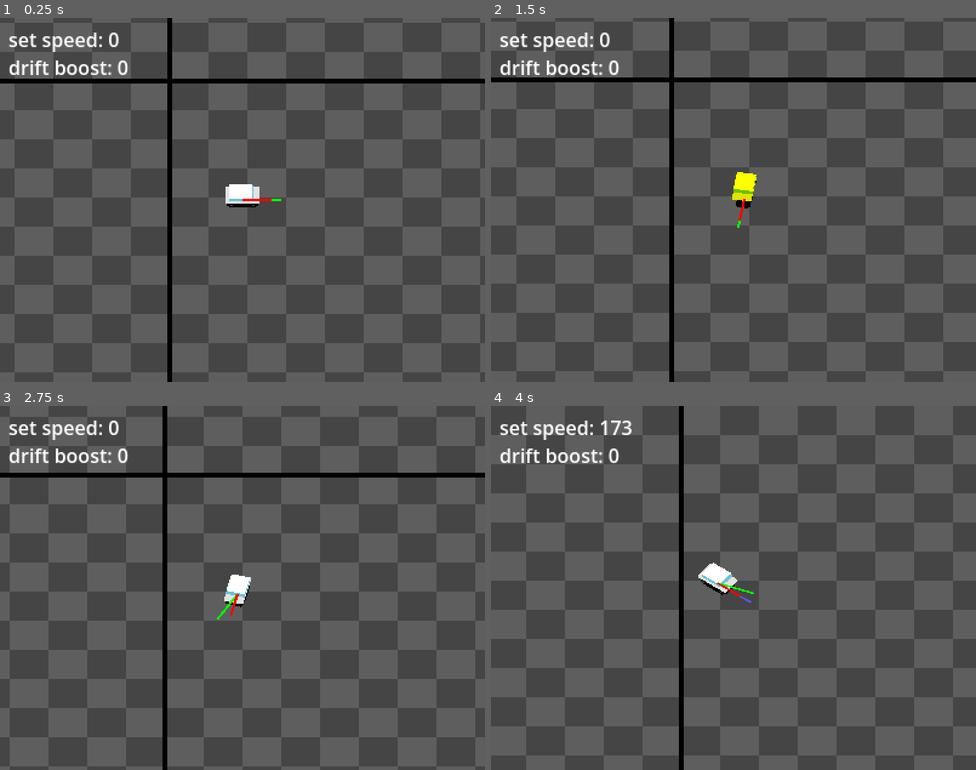
Above: before the commit, frames 1-4 (two rows, left to right).
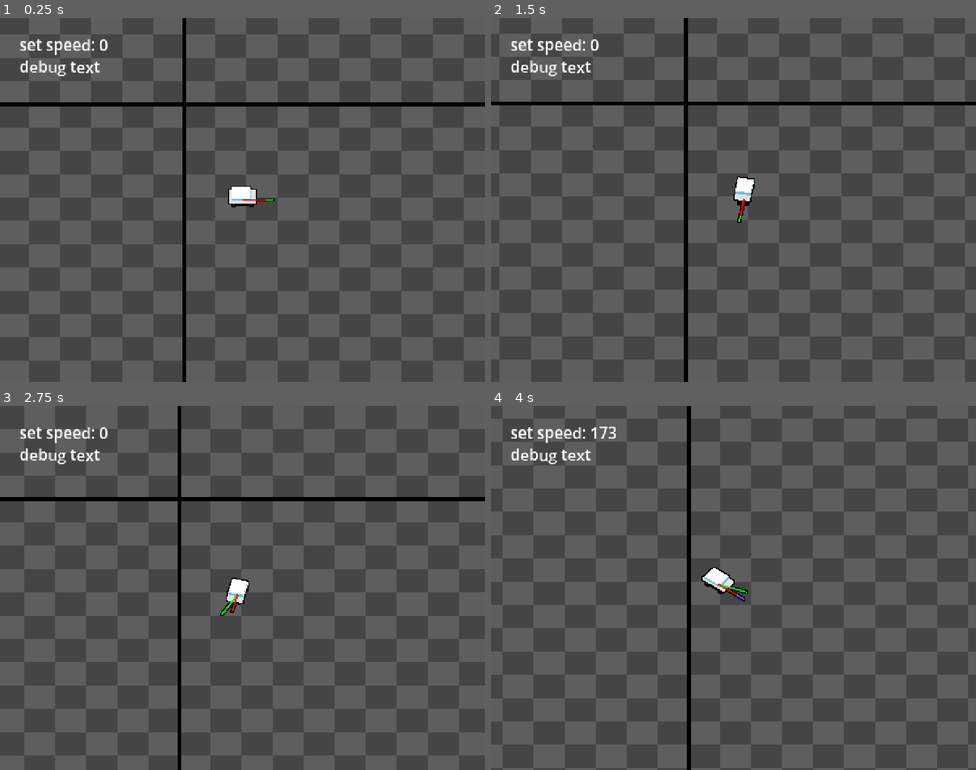
Above: after the commit, the same moments.

Repository: kaiakairos/yeehawDrive
Game: Godot game, scene res://world_scenes/test/test_track.tscn
Two runs of this game, one before a commit and one after it. Both use one fixed random seed, a clock stepped at 60 frames per second and the inputs below. The project has no main scene, so this scene is started directly.
Inputs (mouse positions are in pixels of both pictures, inside the frame that each line leads up to):
- Up to frame 1 (0.25 s): no input
- Up to frame 2 (1.5 s): tap Enter at 0.5 s; move the mouse to (840, 181) at 0.52 s; hold D (turnRight) 0.53-1.28 s; hold Space (hop) 0.53-1.28 s; move the mouse to (636, 218) at 1.27 s; hold S (brake) from 1.28 s (still down); tap Space (hop) at 1.35 s
- Up to frame 3 (2.75 s): tap Space (hop) at 1.52, 1.82 s; move the mouse to (291, 507) at 2.02 s; release S (brake) at 2.03 s; hold D (turnRight) from 2.03 s (still down); hold Space (hop) from 2.03 s (still down)
- Up to frame 4 (4 s): tap Enter at 2.75 s; move the mouse to (709, 660) at 2.77 s; release D (turnRight) at 2.78 s; release Space (hop) at 2.78 s; hold W (accelerate) 2.78-3.53 s; tap Space (hop) at 2.85, 3.02, 3.32 s; move the mouse to (879, 642) at 3.52 s; hold A (turnLeft) from 3.53 s (still down); hold Space (hop) from 3.53 s (still down)

The runs differ from the first frame. In frame 1, 52% of the frame differs, in the area x 0-100%, y 0-100%; in frame 2, 52%; in frame 3, 52%; in frame 4, 51%.

Commit message:
player script clean up

Diff:
--- a/object_scenes/player/playerCar.tscn
+++ b/object_scenes/player/playerCar.tscn
@@ -3,6 +3,7 @@
 [ext_resource type="Script" uid="uid://nw2nemsknabv" path="res://object_scenes/player/player_car.gd" id="1_rsetr"]
 [ext_resource type="Texture2D" uid="uid://b1a3ff0tffs74" path="res://object_scenes/player/sprites/shadow.png" id="2_2mpte"]
 [ext_resource type="Shader" uid="uid://bf4wy7tk3btxo" path="res://zeeg/shaders_materials/worldGridPlaceholder/worldGridPlaceHolder.gdshader" id="2_aol4k"]
+[ext_resource type="Shader" uid="uid://cyxywsc0jbfnw" path="res://zeeg/shaders_materials/canvasGroupOutline/canvasGroupOutline.gdshader" id="2_m5nwo"]
 
 [sub_resource type="Curve" id="Curve_rsetr"]
 _limits = [0.0, 0.2, 0.0, 1.0]
@@ -16,39 +17,59 @@
 [sub_resource type="CircleShape2D" id="CircleShape2D_kytb2"]
 radius = 6.0827627
 
+[sub_resource type="ShaderMaterial" id="ShaderMaterial_m5nwo"]
+shader = ExtResource("2_m5nwo")
+shader_parameter/line_colour = Color(0, 0, 0, 1)
+shader_parameter/line_thickness = 1
+
 [sub_resource type="ShaderMaterial" id="ShaderMaterial_kytb2"]
 shader = ExtResource("2_aol4k")
 shader_parameter/gridSizex = 32
 shader_parameter/gridSizey = 24
 
-[node name="PlayerCar" type="CharacterBody2D" unique_id=1822216303]
+[node name="PlayerCar" type="CharacterBody2D" unique_id=1822216303 node_paths=PackedStringArray("spriteStackContainer", "otherContainer", "camera", "shadow", "debugLineVelocity", "debugLineCarFacingDir", "dbeugLineWheelFacingDir", "label1", "label2", "tireMarker1", "tireMarker2", "tireMarker3", "tireMarker4")]
 script = ExtResource("1_rsetr")
+frictionMultiplier = 1.2
 turnStrengthCurve = SubResource("Curve_rsetr")
 hopAnimationCurve = SubResource("Curve_2mpte")
+spriteStackContainer = NodePath("SpriteGroup/spriteContainer")
+otherContainer = NodePath("SpriteGroup/otherContainer")
+camera = NodePath("Camera2D")
+shadow = NodePath("SpriteGroup/otherContainer/Shadow")
+debugLineVelocity = NodePath("SpriteGroup/actualVel")
+debugLineCarFacingDir = NodePath("SpriteGroup/carFacing")
+dbeugLineWheelFacingDir = NodePath("SpriteGroup/wheelMotion")
+label1 = NodePath("Camera2D/Label1")
+label2 = NodePath("Camera2D/Label2")
+tireMarker1 = NodePath("SpriteGroup/otherContainer/Marker2D")
+tireMarker2 = NodePath("SpriteGroup/otherContainer/Marker2D2")
+tireMarker3 = NodePath("SpriteGroup/otherContainer/Marker2D3")
+tireMarker4 = NodePath("SpriteGroup/otherContainer/Marker2D4")
 
 [node name="CollisionShape2D" type="CollisionShape2D" parent="." unique_id=83995325]
 shape = SubResource("CircleShape2D_kytb2")
 
 [node name="SpriteGroup" type="CanvasGroup" parent="." unique_id=1294703876]
+material = SubResource("ShaderMaterial_m5nwo")
 scale = Vector2(1, 0.75)
 
-[node name="rotationOrigin" type="Node2D" parent="SpriteGroup" unique_id=147573893]
+[node name="spriteContainer" type="Node2D" parent="SpriteGroup" unique_id=147573893]
 
-[node name="otherRotate" type="Node2D" parent="SpriteGroup" unique_id=1867736109]
+[node name="otherContainer" type="Node2D" parent="SpriteGroup" unique_id=1867736109]
 
-[node name="Marker2D" type="Marker2D" parent="SpriteGroup/otherRotate" unique_id=1116236888]
+[node name="Marker2D" type="Marker2D" parent="SpriteGroup/otherContainer" unique_id=1116236888]
 position = Vector2(9, -6.666667)
 
-[node name="Marker2D2" type="Marker2D" parent="SpriteGroup/otherRotate" unique_id=976792982]
+[node name="Marker2D2" type="Marker2D" parent="SpriteGroup/otherContainer" unique_id=976792982]
 position = Vector2(9, 6.666667)
 
-[node name="Marker2D3" type="Marker2D" parent="SpriteGroup/otherRotate" unique_id=405500148]
+[node name="Marker2D3" type="Marker2D" parent="SpriteGroup/otherContainer" unique_id=405500148]
 position = Vector2(-9, 6.666667)
 
-[node name="Marker2D4" type="Marker2D" parent="SpriteGroup/otherRotate" unique_id=74391056]
+[node name="Marker2D4" type="Marker2D" parent="SpriteGroup/otherContainer" unique_id=74391056]
 position = Vector2(-9, -6.666667)
 
-[node name="Shadow" type="Sprite2D" parent="SpriteGroup/otherRotate" unique_id=182853938]
+[node name="Shadow" type="Sprite2D" parent="SpriteGroup/otherContainer" unique_id=182853938]
 z_index = -2
 texture = ExtResource("2_2mpte")
 
@@ -72,21 +93,21 @@
 [node name="ColorRect" type="ColorRect" parent="Camera2D" unique_id=355313353]
 z_index = -97
 material = SubResource("ShaderMaterial_kytb2")
-offset_left = -215.0
-offset_top = -165.0
-offset_right = 220.0
-offset_bottom = 177.0
+offset_left = -258.0
+offset_top = -196.0
+offset_right = 257.0
+offset_bottom = 194.0
 
-[node name="speed" type="Label" parent="Camera2D" unique_id=131739813]
-offset_left = -193.0
-offset_top = -144.0
-offset_right = -110.0
-offset_bottom = -121.0
-text = "set speed: "
+[node name="Label1" type="Label" parent="Camera2D" unique_id=131739813]
+offset_left = -230.0
+offset_top = -172.0
+offset_right = -146.0
+offset_bottom = -149.0
+text = "debug text"
 
-[node name="dash" type="Label" parent="Camera2D" unique_id=1566725448]
-offset_left = -193.0
-offset_top = -121.0
-offset_right = -110.0
-offset_bottom = -98.0
-text = "drift boost: 0"
+[node name="Label2" type="Label" parent="Camera2D" unique_id=1566725448]
+offset_left = -230.0
+offset_top = -149.0
+offset_right = -146.0
+offset_bottom = -126.0
+text = "debug text"
--- a/object_scenes/player/player_car.gd
+++ b/object_scenes/player/player_car.gd
@@ -1,23 +1,46 @@
 class_name PlayerCar
 extends CharacterBody2D
 
+@export_group("Stats")
+@export var cameraReachLimit :int = 64.0
+@export var maxSpeed :float = 380.0
+@export var absoluteMaxSpeed :float = 850.0
+@export var hopTimeAmount :float = 0.25 # time hop takes
+@export var wheelMaxAngle :float = 0.3 # max radian angle that tires rotate to
+@export var frictionMultiplier :float = 1.0
+@export_group("Curves")
 @export var turnStrengthCurve :Curve
+@export var hopAnimationCurve :Curve
+@export_group("Nodes")
+@export var spriteStackContainer :Node2D
+@export var otherContainer :Node2D
+@export var camera :Camera2D
+@export_subgroup("Effects")
+@export var shadow :Sprite2D
+@export_subgroup("Debug Lines")
+@export var showDebugLines :bool = true
+@export var debugLineVelocity :Line2D
+@export var debugLineCarFacingDir :Line2D
+@export var dbeugLineWheelFacingDir :Line2D
+@export_subgroup("Debug Text")
+@export var label1 :Label
+@export var label2 :Label
+@export_subgroup("TireTraceMarkers")
+@export var tireMarker1 :Marker2D
+@export var tireMarker2 :Marker2D
+@export var tireMarker3 :Marker2D
+@export var tireMarker4 :Marker2D
 
 var wheelFacingAngle :float = 0.0 # -1.0, 0.0, 1.0 for left, center, right
-var wheelMaxAngle :float = 0.3 # max radian angle that tires rotate to
 
 var carDirection :Vector2 = Vector2.RIGHT
 
 var currentSpeed :float = 0.0
-var maxSpeed :float = 380.0
-var absoluteMaxSpeed :float = 700.0
 
 var tractionLimitDot :float = 0.7
 var state :int = 0 # 0 drive, 1 hopping
 
-@export var hopAnimationCurve :Curve
 var hopTimer :float = 0.0
-const hopTimeAmount :float = 0.25
 
 var drifting : bool = false
 var driftboost :float = 0.0
@@ -35,99 +58,108 @@
 		spr.texture = load("res://object_scenes/player/sprites/greenSquare.png")
 		spr.hframes = frameTotal
 		spr.frame = i
-		$SpriteGroup/rotationOrigin.add_child(spr)
+		spriteStackContainer.add_child(spr)
+
+	debugLineVelocity.visible = showDebugLines
+	debugLineCarFacingDir.visible = showDebugLines
+	dbeugLineWheelFacingDir.visible = showDebugLines
 
 func _process(delta: float) -> void:
 	processWheelDirection(delta)
-	if Input.is_action_just_pressed("hop") and state == 0 and !drifting:
+	checkforHopInput()
+
+	match state:
+		0: # drive
+			turnVehicle()
+			applyAcceleration(delta)
+			var dot :float = carDirection.normalized().dot(trueVelocity.normalized())
+			if dot > tractionLimitDot or currentSpeed < 20:
+				driveStateNormal(delta)
+			else:
+				driveStateDrift(delta,dot)
+		1: # hopping
+			hoppingState(delta)
+
+	velocity = trueVelocity * Vector2(1.0,0.75) # apply velocity changes
+	move_and_slide() # move and shit
+
+	updateTireTrack()
+	placeCamera()
+	stackThemSprites()
+	otherContainer.rotation = carDirection.angle()
+
+	if showDebugLines:
+		updateDebugLines()
+	updateDebugLabels()
+
+func applyAcceleration(delta:float) -> void:
+	var target :float = 0.0
+	var rate :float = 0.0
+	if Input.is_action_pressed("accelerate"):
+		target = maxSpeed
+		rate = 60.0 + (740.0 * int(currentSpeed < maxSpeed))
+	else:
+		rate = 100.0 + (700.0 * int(Input.is_action_pressed("brake")))
+
+	currentSpeed = move_toward(currentSpeed,target,delta*rate)
+	currentSpeed = min(currentSpeed,absoluteMaxSpeed) # cap speed
+
+func driveStateNormal(delta:float) -> void:
+	trueVelocity = trueVelocity.move_toward(carDirection.normalized() * currentSpeed,delta*1800.0*frictionMultiplier)
+	spriteStackContainer.modulate = Color.WHITE
+	if drifting and Input.is_action_pressed("accelerate"):
+		currentSpeed = maxSpeed + driftboost
+		trueVelocity = trueVelocity.move_toward(carDirection.normalized() * currentSpeed,delta*1200.0*frictionMultiplier)
+	drifting = false
+	driftboost = 0.0
+
+func driveStateDrift(delta:float,dot:float) -> void:
+	## IS DRIFTING
+	if Input.is_action_pressed("hop"):
+		if Input.is_action_pressed("accelerate"):
+			trueVelocity = trueVelocity.move_toward(carDirection.normalized() * currentSpeed,delta*1600.0*frictionMultiplier)
+		else:
+			driftVelLengthSave = move_toward(driftVelLengthSave,0.0,delta*400.0*frictionMultiplier)
+		trueVelocity = trueVelocity.normalized() * driftVelLengthSave
+		var um :float = abs(dot)
+		if um < 0.2:
+			um = 0.0
+		driftVelLengthSave = move_toward(driftVelLengthSave,0.0,delta*900.0 * um*frictionMultiplier)
+		if trueVelocity.length() <= 0.0001:
+			if Input.is_action_pressed("accelerate"):
+				printerr("Safety Stillness Protocal activated")
+				trueVelocity = carDirection.normalized()
+			else:
+				currentSpeed = 0
+				drifting = false
+	else:
+		trueVelocity = trueVelocity.move_toward(carDirection.normalized() * currentSpeed,delta*2000.0*frictionMultiplier)
+		driftVelLengthSave = trueVelocity.length()
+	#spriteStackContainer.modulate = Color.RED
+	if !drifting:
+			createNewTireTrack()
+	drifting = true
+	driftboost += (6.0 * (1.0 - abs(dot))) * min(currentSpeed / maxSpeed,1.0)
+
+func checkforHopInput() -> void: # Check to see if we've jumped and apply state change
+	if state != 0 or drifting:
+		return
+	if Input.is_action_just_pressed("hop"):
 		state = 1
 		hopTimer = 0.0
 		driftboost = 0.0
 
-	#print(driftboost)
-
-	match state:
-		0: # drive
-			turnVehicle()
-			if Input.is_action_pressed("accelerate"):
-				currentSpeed = min(currentSpeed,absoluteMaxSpeed)
-				if currentSpeed < maxSpeed:
-					currentSpeed = move_toward(currentSpeed,maxSpeed,delta*800.0)
-				else:
-					currentSpeed = move_toward(currentSpeed,maxSpeed,delta*60.0)
-			elif Input.is_action_pressed("brake"):
-				currentSpeed = move_toward(currentSpeed,0.0,delta*800.0)
-			else:
-				currentSpeed = move_toward(currentSpeed,0.0,delta*100.0)
-
-			var dot :float = carDirection.normalized().dot(trueVelocity.normalized())
-			var dotReversed :float = 1.0 - abs(dot) # = 1.0 if drift perpendicular, 0.0 if parallel
-			if dot > tractionLimitDot or currentSpeed < 20:
-				trueVelocity = trueVelocity.move_toward(carDirection.normalized() * currentSpeed,delta*1800.0)
-				$SpriteGroup/rotationOrigin.modulate = Color.WHITE
-				if drifting:
-					currentSpeed = currentSpeed + driftboost
-					trueVelocity = trueVelocity.move_toward(carDirection.normalized() * currentSpeed,delta*1200.0)
-				drifting = false
-				driftboost = 0.0
-			else:
-
-				if Input.is_action_pressed("hop"):
-					if Input.is_action_pressed("accelerate"):
-						trueVelocity = trueVelocity.move_toward(carDirection.normalized() * currentSpeed,delta*900.0)
-					else:
-						driftVelLengthSave = move_toward(driftVelLengthSave,0.0,delta*400.0)
-					trueVelocity = trueVelocity.normalized() * driftVelLengthSave
-					var um :float = abs(dot)
-					if um < 0.2:
-						um = 0.0
-					driftVelLengthSave = move_toward(driftVelLengthSave,0.0,delta*900.0 * um)
-					if trueVelocity.length() <= 0.0001:
-						printerr("Safety Stillness Protocal activated")
-						trueVelocity = carDirection.normalized()
-				else:
-					trueVelocity = trueVelocity.move_toward(carDirection.normalized() * currentSpeed,delta*2000.0)
-					driftVelLengthSave = trueVelocity.length()
-				$SpriteGroup/rotationOrigin.modulate = Color.RED
-				if !drifting:
-					createNewTireTrack()
-				drifting = true
-
-
-				driftboost += (6.0 * dotReversed) * min(currentSpeed / maxSpeed,1.0)
-		1: # hopping
-			carDirection = carDirection.rotated( wheelFacingAngle * delta * 8.0 )
-			$SpriteGroup/rotationOrigin.modulate = Color.YELLOW
-			hopTimer += delta
-			if hopTimer > hopTimeAmount:
-				state = 0
-				driftVelLengthSave = trueVelocity.length()
-			var hopSample :float = hopAnimationCurve.sample( hopTimer/hopTimeAmount)
-			$SpriteGroup/rotationOrigin.position.y = hopSample * -8.0
-			var erm :float = 1.0 - (hopSample*0.25)
-			$SpriteGroup/otherRotate/Shadow.scale = Vector2(erm,erm)
-
-	#print(trueVelocity)
-	velocity = trueVelocity * Vector2(1.0,0.75)
-	move_and_slide()
-
-
-	if drifting:
-		if is_instance_valid(assignedTireTrack):
-					assignedTireTrack.addPoints($SpriteGroup/otherRotate/Marker2D.global_position,
-					$SpriteGroup/otherRotate/Marker2D2.global_position,
-					$SpriteGroup/otherRotate/Marker2D3.global_position,
-					$SpriteGroup/otherRotate/Marker2D4.global_position)
-
-	placeCamera()
-
-	stackThemSprites()
-
-	$SpriteGroup/otherRotate.rotation = carDirection.angle()
-
-	updateDebugLines()
-	updateDebugLabels()
-
+func hoppingState(delta:float) -> void: # hopping behavior
+	carDirection = carDirection.rotated( wheelFacingAngle * delta * 8.0 )
+	#spriteStackContainer.modulate = Color.YELLOW
+	hopTimer += delta
+	if hopTimer > hopTimeAmount:
+		state = 0
+		driftVelLengthSave = trueVelocity.length()
+	var hopSample :float = hopAnimationCurve.sample( hopTimer/hopTimeAmount)
+	spriteStackContainer.position.y = hopSample * -8.0
+	var erm :float = 1.0 - (hopSample*0.25)
+	shadow.scale = Vector2(erm,erm)
 
 func processWheelDirection(delta:float) -> void:
 	var wheelTarget :float = 0.0
@@ -136,7 +168,6 @@
 	if Input.is_action_pressed("turnRight"):
 		wheelTarget += 1.0
 	wheelFacingAngle = move_toward(wheelFacingAngle,wheelTarget,delta*6.0)
-	#print(wheelFacingAngle)
 
 func turnVehicle(multiplier:float = 1.0) -> void:
 	carDirection = Vector2.from_angle(
@@ -145,33 +176,33 @@
 		turnStrengthCurve.sample(currentSpeed/maxSpeed)) * multiplier)
 
 func updateDebugLines() -> void:
-	$SpriteGroup/wheelMotion.clear_points()
-	$SpriteGroup/wheelMotion.add_point(Vector2.ZERO)
-	$SpriteGroup/wheelMotion.add_point(carDirection.rotated(wheelMaxAngle * wheelFacingAngle).normalized()  * 32)
-
-	$SpriteGroup/carFacing.clear_points()
-	$SpriteGroup/carFacing.add_point(Vector2.ZERO)
-	$SpriteGroup/carFacing.add_point(carDirection.normalized()  * 24)
-
-	$SpriteGroup/actualVel.clear_points()
-	$SpriteGroup/actualVel.add_point(Vector2.ZERO)
-	$SpriteGroup/actualVel.add_point(trueVelocity * 0.2)
+	dbeugLineWheelFacingDir.clear_points()
+	dbeugLineWheelFacingDir.add_point(Vector2.ZERO)
+	dbeugLineWheelFacingDir.add_point(carDirection.rotated(wheelMaxAngle * wheelFacingAngle).normalized()  * 32)
+
+	debugLineCarFacingDir.clear_points()
+	debugLineCarFacingDir.add_point(Vector2.ZERO)
+	debugLineCarFacingDir.add_point(carDirection.normalized()  * 24)
+
+	debugLineVelocity.clear_points()
+	debugLineVelocity.add_point(Vector2.ZERO)
+	debugLineVelocity.add_point(trueVelocity * 0.2)
 
 func updateDebugLabels() -> void:
-	$Camera2D/speed.text = "set speed: " + str(int(currentSpeed))
+	label1.text = "set speed: " + str(int(currentSpeed))
 	if driftboost != 0:
-		$Camera2D/dash.text = "drift boost: " + str(int(driftboost))
+		label2.text = "drift boost: " + str(int(driftboost))
 
 func placeCamera() -> void:
-	$Camera2D.position = get_local_mouse_position() * Vector2(1.0,0.75) * 0.1
-	if $Camera2D.position.length() > 48:
-		$Camera2D.position = $Camera2D.position.normalized() * 48
-	$Camera2D.position.x = roundi($Camera2D.position.x)
-	$Camera2D.position.y = roundi($Camera2D.position.y)
+	camera.position = get_local_mouse_position() * Vector2(1.0,0.75) * 0.1
+	if camera.position.length() > cameraReachLimit:
+		camera.position = camera.position.normalized() * cameraReachLimit
+	camera.position.x = roundi(camera.position.x)
+	camera.position.y = roundi(camera.position.y)
 
 func stackThemSprites() -> void:
 	var i :int = 0
-	for child in $SpriteGroup/rotationOrigin.get_children():
+	for child in spriteStackContainer.get_children():
 		child.position.y = -i * 0.5
 		child.rotation =  carDirection.angle()
 		i += 1
@@ -180,3 +211,9 @@
 	var obj :Node2D = load("res://object_scenes/effects/tireTracks/tire_tracks.tscn").instantiate()
 	get_parent().add_child(obj)
 	assignedTireTrack = obj
+
+func updateTireTrack() -> void: # updates tire tracks
+	if !drifting or !is_instance_valid(assignedTireTrack):
+		return
+	assignedTireTrack.addPoints(tireMarker1.global_position,tireMarker2.global_position,
+	tireMarker3.global_position,tireMarker4.global_position)
--- a/project.godot
+++ b/project.godot
@@ -16,8 +16,10 @@
 
 [display]
 
-window/size/viewport_width=400
-window/size/viewport_height=300
+window/size/viewport_width=500
+window/size/viewport_height=375
+window/size/window_width_override=1000
+window/size/window_height_override=750
 window/stretch/mode="viewport"
 
 [file_customization]
--- /dev/null
+++ b/zeeg/shaders_materials/canvasGroupOutline/canvasGroupOutline.gdshader
@@ -0,0 +1,18 @@
+shader_type canvas_item;
+
+uniform vec3 line_colour: source_color = vec3(1.0);
+uniform int line_thickness: hint_range(0, 10) = 1;
+uniform sampler2D screen_texture : hint_screen_texture, repeat_disable, filter_nearest;
+
+void fragment() {
+	vec2 size = SCREEN_PIXEL_SIZE * float(line_thickness);
+	float line_alpha = 0.0;
+	for (float i = -size.x; i <= size.x; i += SCREEN_PIXEL_SIZE.x) {
+		for (float j = -size.y; j <= size.y; j += SCREEN_PIXEL_SIZE.y) {
+			line_alpha += texture(screen_texture, SCREEN_UV + vec2(i, j)).a;
+		}
+	}
+	vec4 colour = texture(screen_texture, SCREEN_UV);
+	vec4 outline = vec4(line_colour, min(line_alpha, 1.0));
+	COLOR *= mix(outline, colour, colour.a);
+}
Not shown, added: zeeg/shaders_materials/canvasGroupOutline/canvasGroupOutline.gdshader.uid
